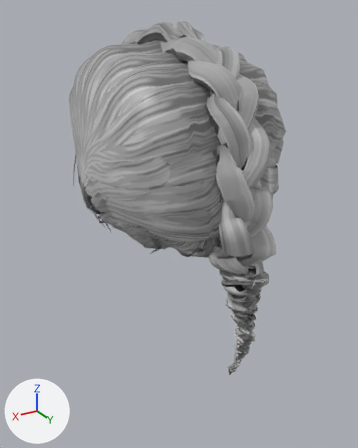
An edit to the glTF model public/models/hair_ponytail01.glb, drawn before and after from the same camera.
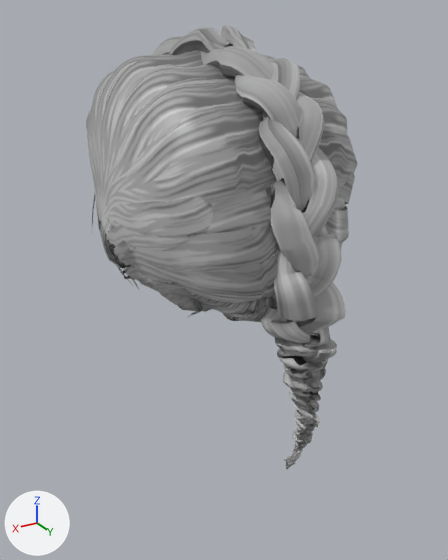
The first picture shows the older version from a 50 mm camera at (0.213, 0.37, 0.153) aimed at (0.008, 0.026, -0.019). The close-ups show the older and then the newer version on the part from 0% to 100% of the width and 0% to 100% of the height of that picture. Only the edits that show in the close-ups are written down. Lighting does not change. The marker at lower left points along +X, +Y and +Z. Vertices at exactly the same position are counted once.

Objects in the first close-up: 'hair_ponytail01'.
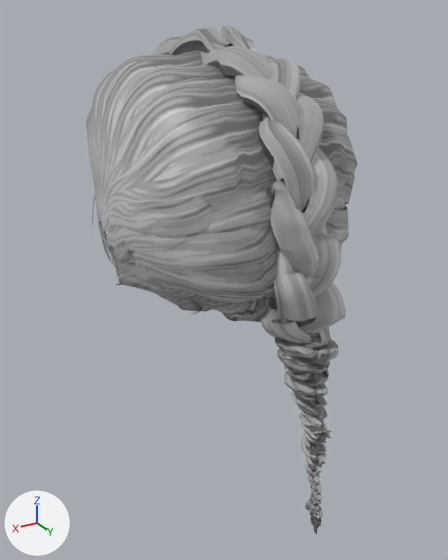
Patch to the scene script:
```diff
--- a/public/models/hair_ponytail01.glb.py
+++ b/public/models/hair_ponytail01.glb.py
@@ mat_hair_ponytail01_mat_1 @@
+mat_hair_ponytail01_mat_1 = principled_material('hair_ponytail01_Mat')
+mat_hair_ponytail01_mat_1.texture = img_image_0  # with its transparency
+mat_hair_ponytail01_mat_1.roughness = 0.46
@@ me_hair_ponytail01 @@
 # used by ob_hair_ponytail01; location = (0.0, 0.0, 0.0)
-me_hair_ponytail01.from_pydata(...)  # 16020 vertices, 27804 faces; spans x -0.081..0.082, y -0.105..0.123, z -0.117..0.146
+me_hair_ponytail01.from_pydata(...)  # 16020 vertices, 27804 faces; spans x -0.081..0.082, y -0.105..0.148, z -0.146..0.146
+# me_hair_ponytail01 part 1: the loose piece of 43 vertices spanning x 0.036..0.047, y 0.041..0.053, z -0.032..-0.013 is moved by (0.001, 0.001, -0.001)
+# me_hair_ponytail01 part 2: the loose piece of 336 vertices spanning x 0.005..0.012, y 0.107..0.116, z -0.115..-0.114 is scaled about its middle by (1, 2.11, 3.7), then moved by (0.0, 0.026, -0.02)
+# me_hair_ponytail01 part 3: 6078 of 16020 vertices moved; they spanned x -0.02..0.016, y 0.103..0.123, z -0.117..-0.029 and now span x -0.02..0.016, y 0.104..0.148, z -0.146..-0.029; mean shift (0.0, 0.015, -0.009); largest move (0.014, 0.116, -0.117) -> (0.014, 0.148, -0.144)
+# me_hair_ponytail01 part 4: 1613 of 16020 vertices moved; they spanned x -0.078..0.078, y -0.099..0.087, z -0.027..0.127 and now span x -0.08..0.08, y -0.101..0.088, z -0.028..0.127; mean shift (0.0, 0.0, 0.0); largest move (0.067, 0.004, -0.008) -> (0.076, 0.004, -0.012)
+# me_hair_ponytail01 part 5: 27804 faces spanning x -0.081..0.082, y -0.105..0.148, z -0.146..0.146 switch from mat_hair_ponytail01_mat to mat_hair_ponytail01_mat_1 (picture img_image_0)
+# other edits to the shape of me_hair_ponytail01 do not show in these pictures
```

Location of each change, [x1, y1, x2, y2] in pixels of the close-ups (448 x 560 px; the box of a moved part takes in the faces that stretch with it):
'hair_ponytail01', reshaped (15% taller): before [86, 26, 358, 469]; after [86, 26, 358, 534]
part 1 of me_hair_ponytail01, moved or reshaped: before [189, 298, 203, 317]; after [189, 299, 203, 317]
part 2 of me_hair_ponytail01, moved or reshaped: before [284, 455, 296, 465]; after [305, 499, 323, 518]
part 3 of me_hair_ponytail01, moved or reshaped: before [277, 337, 337, 469]; after [277, 337, 338, 534]
part 4 of me_hair_ponytail01, moved or reshaped (mostly hidden): [91, 49, 276, 312] in both
part 5 of me_hair_ponytail01, edited (looks the same): [86, 26, 358, 422] in both
